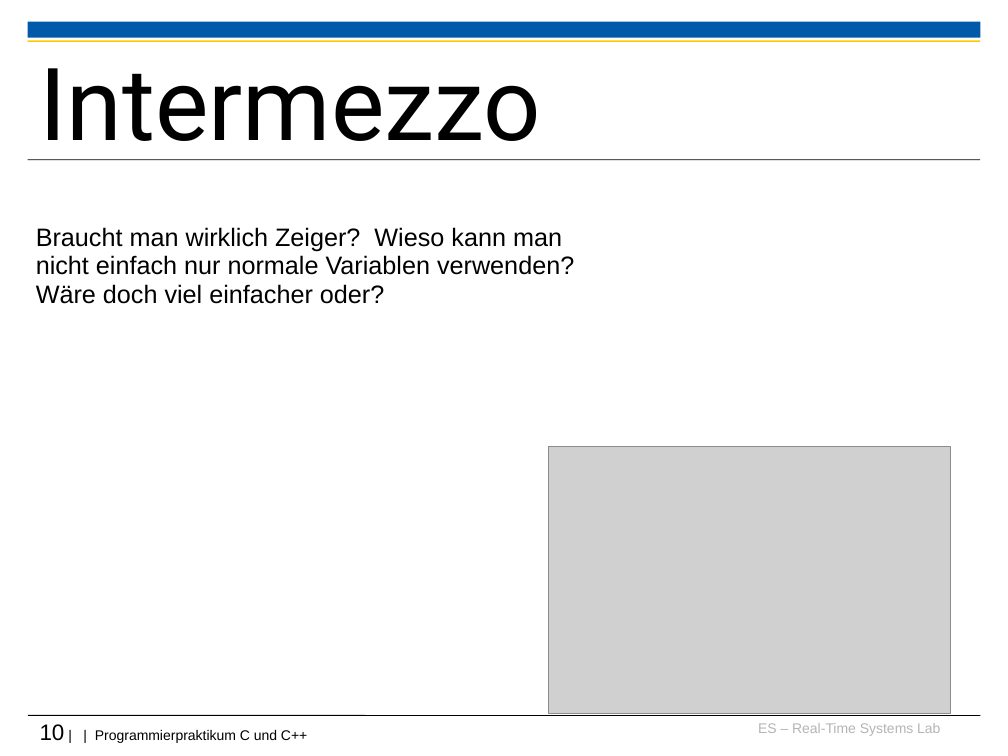
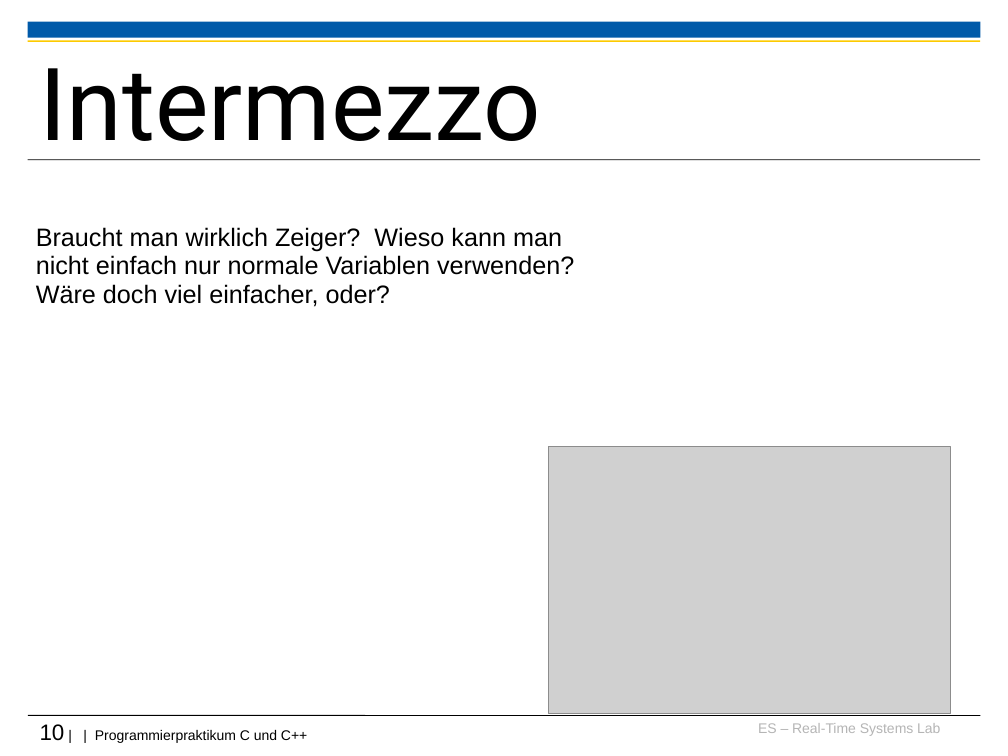
Before and after one commit to h82k/tud-cppp, a slide deck: slide 10 of Vorlesung/2 Speicherverwaltung_F36.ppt. Drawn at 1008x756 pixels with LibreOffice and Linux fonts; fonts in the diff are those of the drawing; grey boxes stand for pictures; background and template pictures are left out. Boxes give left, top, right and bottom in pixels: in the first picture for what was removed or moved away, otherwise in the second. Text is boxed around its words. In the diff, an @@ line names an element or a change of style, - is before the commit and + after.

```diff
--- a/Vorlesung/2 Speicherverwaltung_F36.ppt
+++ b/Vorlesung/2 Speicherverwaltung_F36.ppt
@@ text at (36,227,574,307): text changed @@
-Braucht man wirklich Zeiger? Wieso kann man nicht einfach nur normale Variablen verwenden? Wäre doch viel einfacher oder?
+Braucht man wirklich Zeiger? Wieso kann man nicht einfach nur normale Variablen verwenden? Wäre doch viel einfacher, oder?
```
Also in this commit, not shown: 23 other slides changed.
